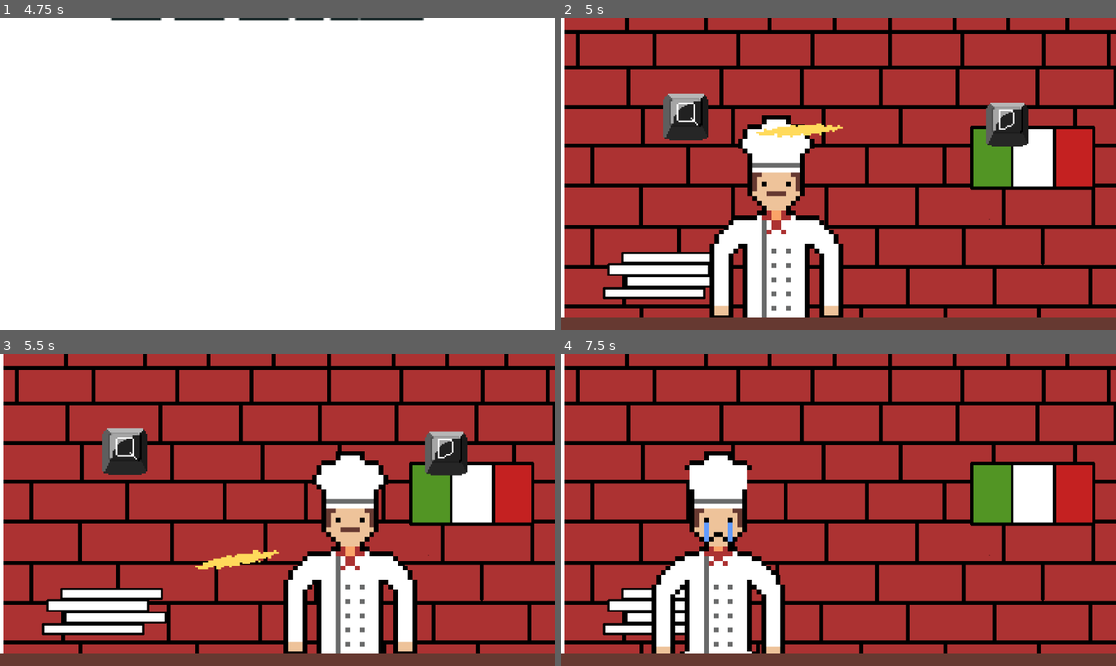
Above: before the commit, frames 1-4 (two rows, left to right).
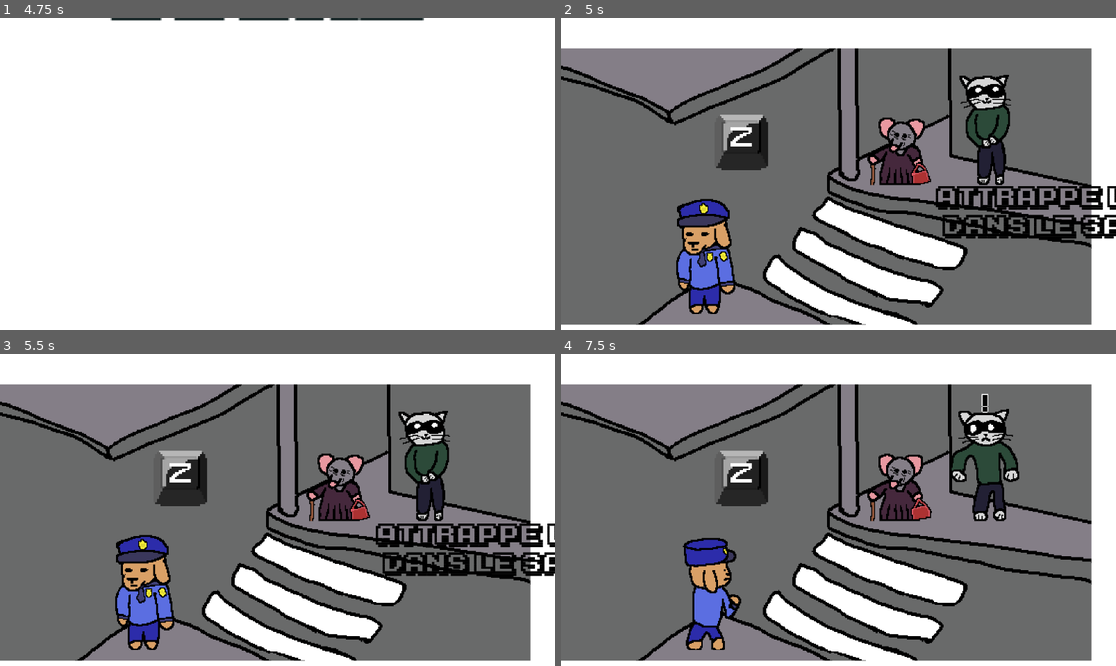
Above: after the commit, the same moments.

Repository: MartinLion1GDC/WarioWareICAN_ML_MD_KK
Game: Godot game, scene res://wario_ware_ican.tscn
Same seed, same stepped clock (60 frames per second), same inputs: the game is played once before the commit and once after it. This scene is started directly instead of the project's main scene.
Inputs:
- Up to frame 1 (4.75 s): tap Enter (ui_accept) at 0.5, 0.77, 1.52, 3.02, 3.77, 4.52 s; hold D (pressright) 0.53-2.03 s; tap W (Action) at 0.6, 1.35, 2.3, 2.85, 3.6, 4.55 s; hold A (pressleft) 2.03-2.78 s; tap P (spawn) at 2.1, 4.35 s; hold D (pressright) 2.78-4.28 s; hold A (pressleft) from 4.28 s (still down)
- Up to frame 2 (5 s): keep holding A (pressleft)
- Up to frame 3 (5.5 s): release A (pressleft) at 5.03 s; hold D (pressright) from 5.03 s (still down); tap W (Action) at 5.1 s
- Up to frame 4 (7.5 s): release D (pressright) at 5.78 s; hold A (pressleft) 5.78-7.28 s; tap W (Action) at 5.85, 6.8, 7.35 s; tap Enter (ui_accept) at 6.02, 6.77 s; tap P (spawn) at 6.6 s; hold D (pressright) from 7.28 s (still down)

Frame 1 is identical in both runs. In frame 2, 97% of the frame differs, in the area x 0-100%, y 0-100%; in frame 3, 97%; in frame 4, 99%.

Commit message:
JeuPolice

Diff:
--- a/WariowareICAN/Jeux/PoliceJeu.gd
+++ b/WariowareICAN/Jeux/PoliceJeu.gd
@@ -4,6 +4,12 @@
 @onready var animated_sprite = $PolicierAnimations
 
 @onready var voleur_animations = $voleurAnimations
+
+@onready var voleur_s_ong = $voleurSOng
+
+@onready var grandma_lose = $GrandmaLose
+
+@onready var grandma_win = $GrandmaWin
 
 var isgameplaying : bool = true
 var animationplayedonce : bool = false
@@ -25,10 +31,13 @@
 	animated_sprite.play("PolicierNotWatching")
 	voleur_animations.play("NotStealing")
 
+	voleur_s_ong.play()
+
 	_startGame()
 	pass
 
 func _startGame():
+
 	if isgameplaying == true :
 		timer.start()
 		isgameplaying = false
@@ -52,14 +61,14 @@
 				voleur_animations.play("STealing")
 
 
-				$GrandmaLose.play()
+				#grandma_lose.play()
 
 			if Input.is_action_just_pressed("Action") :
 				animated_sprite.play("PolicierWatchSucceed")
 				voleur_animations.play("Busted")
 				print("you Turned around in time")
 
-				$GrandmaWin.play()
+				#grandma_win.play()
 
 				Gamewon = true
 	elif time < myrandomnumber - 1.2 && Gamewon == false && tooearly == false:
--- a/WariowareICAN/Jeux/PoliceJeu.tscn
+++ b/WariowareICAN/Jeux/PoliceJeu.tscn
@@ -632,14 +632,13 @@
 
 [node name="voleurSOng" type="AudioStreamPlayer" parent="."]
 stream = ExtResource("5_rwd4o")
-autoplay = true
 
 [node name="PolicierSuspicieux" type="AudioStreamPlayer" parent="."]
 stream = ExtResource("10_o7k1k")
 
 [node name="GrandmaLose" type="AudioStreamPlayer" parent="."]
 stream = ExtResource("11_5yq8v")
-volume_db = -42.983
+volume_db = 3.084
 
 [node name="GrandmaWin" type="AudioStreamPlayer" parent="."]
 stream = ExtResource("5_rwd4o")
--- a/WariowareICAN/TransitionManager.gd
+++ b/WariowareICAN/TransitionManager.gd
@@ -42,7 +42,7 @@
 	scoreLabel.visible = false
 	win_lose_animation.play("Entrée")
 	randomnumber = rng.randi_range(0,2)
-	randomnumber = 1
+	randomnumber = 2
 	var microgame : String = Micro[randomnumber]
 	var game : = load(microgame)
 	monchild = game.instantiate()
